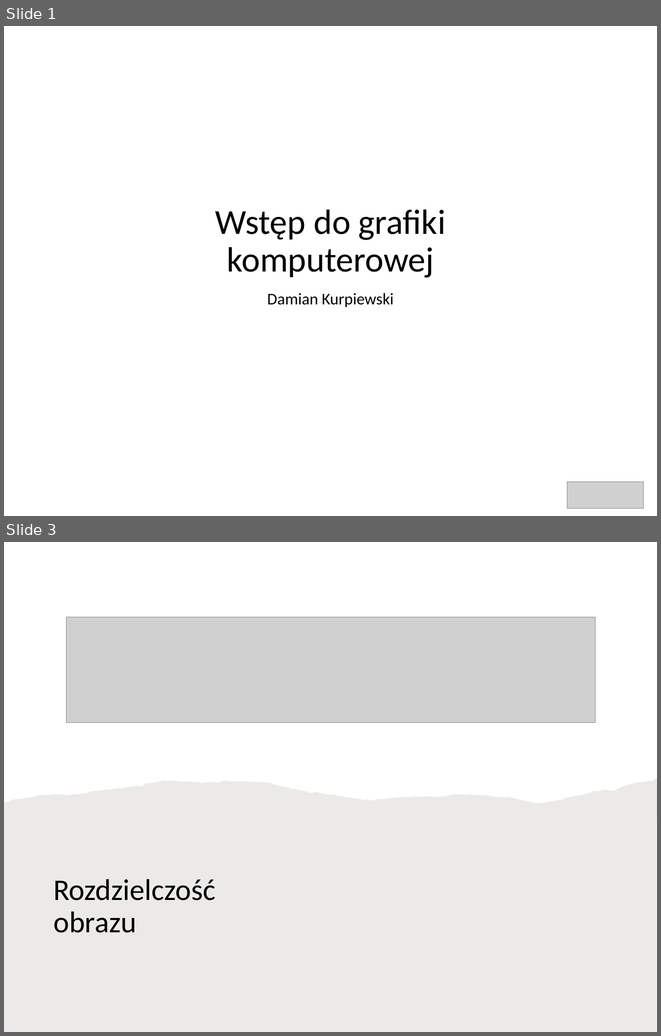
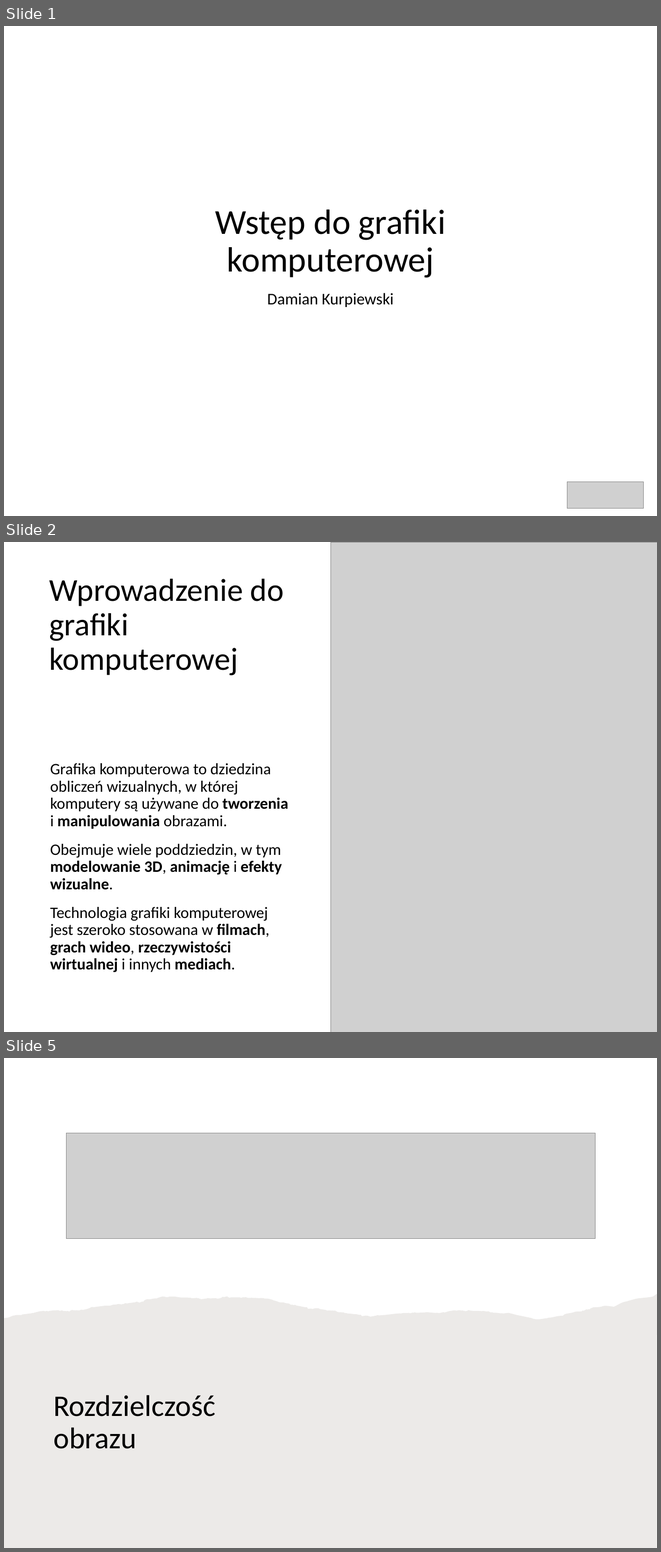
Before and after one commit to blackbat13/cs-lut, a slide deck: Grafika/Grafika rastrowa i wektorowa.pptx. Shown one above the other, each under a label of ours: slides 1 and 3 before the commit, slides 1, 2 and 5 after it; the slides between them are not shown. The pictures are 661x1036 and 661x1552 pixels, drawn with LibreOffice and Linux fonts; fonts in the diff are those of the drawing; grey boxes stand for pictures; background and template pictures are left out. Boxes give left, top, right and bottom in pixels: in the first picture for what was removed or moved away, otherwise in the second. Text is boxed around its words. In the diff, an @@ line names an element or a change of style, - is before the commit and + after.

Commit message:
Updated slides

```diff
--- a/Grafika/Grafika rastrowa i wektorowa.pptx
+++ b/Grafika/Grafika rastrowa i wektorowa.pptx
@@ slide 2 added at bbox=[4, 542, 657, 1032], background #FFFFFF @@
@@ rectangle added at bbox=[4, 542, 460, 705], fill #FFFFFF @@
@@ picture added at bbox=[330, 542, 657, 1032] @@
@@ title added at bbox=[50, 579, 284, 676], 50 pt, text #000000 @@
+Wprowadzenie do grafiki komputerowej
@@ text added at bbox=[50, 763, 288, 972], 25 pt, text #000000 @@
+Grafika komputerowa to dziedzina obliczeń wizualnych, w której komputery są używane do tworzenia i manipulowania obrazami.
+Obejmuje wiele poddziedzin, w tym modelowanie 3D, animację i efekty wizualne.
+Technologia grafiki komputerowej jest szeroko stosowana w filmach, grach wideo, rzeczywistości wirtualnej i innych mediach.
@@ what was slide 3 is now slide 5 @@
```
Also in this commit, not shown: 1 slide changed, 4 other slides added, 1 other file.
